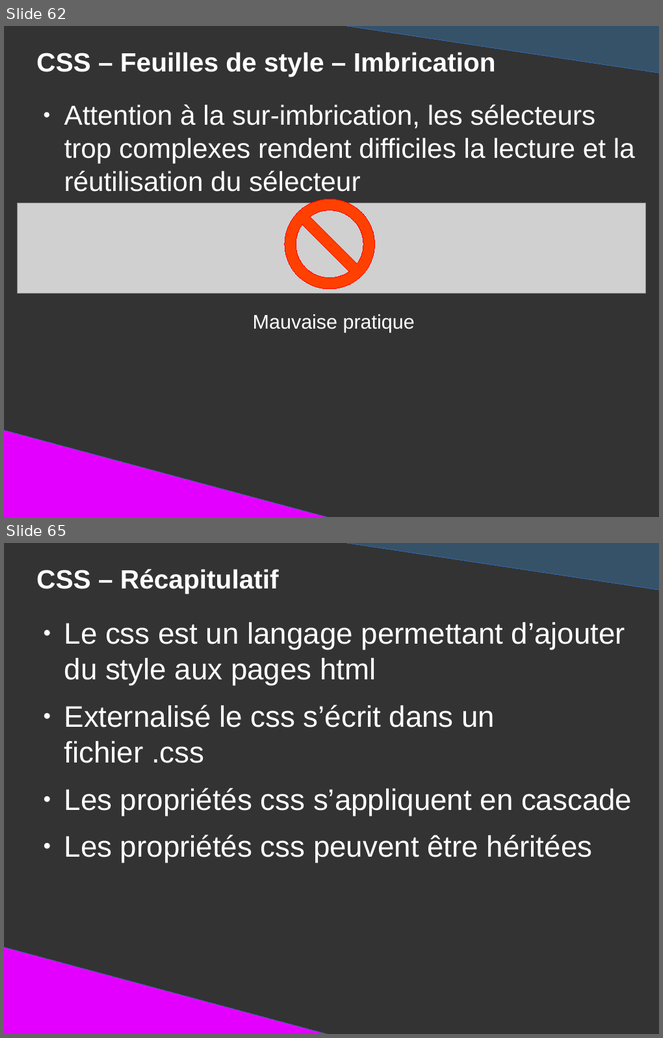
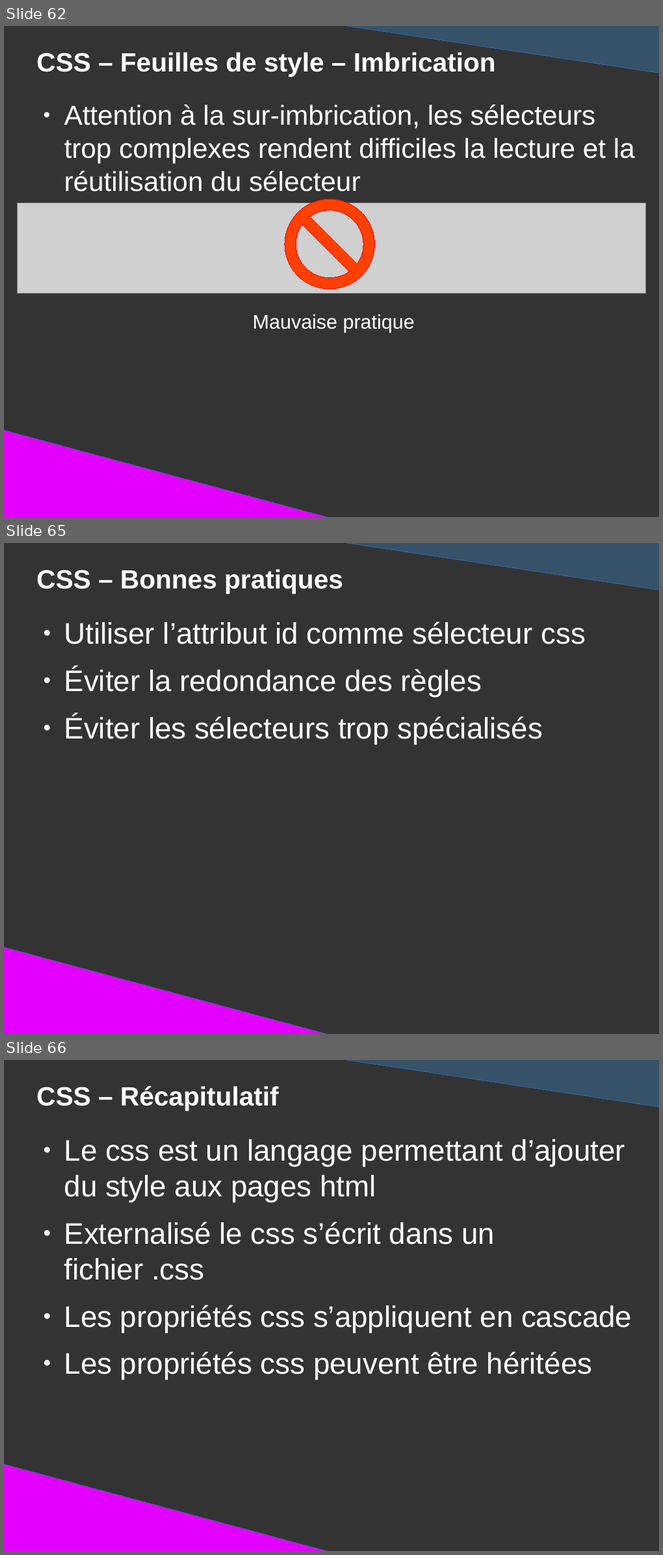
Before and after one commit to DanYellow/presentations, a slide deck: mmi/html/presentation.odp. Shown one above the other, each under a label of ours: slides 62 and 65 before the commit, slides 62, 65 and 66 after it; the slides between them are not shown. The pictures are 663x1038 and 663x1555 pixels, drawn with LibreOffice and Linux fonts; fonts in the diff are those of the drawing; grey boxes stand for pictures. Boxes give left, top, right and bottom in pixels: in the first picture for what was removed or moved away, otherwise in the second. Text is boxed around its words. In the diff, an @@ line names an element or a change of style, - is before the commit and + after.

```diff
--- a/mmi/html/presentation.odp
+++ b/mmi/html/presentation.odp
@@ slide 65 added at [4,543,659,1034], background #333333 @@
@@ right triangle added at [324,543,659,590], fill #355269, outline #3465A4 0 pt @@
@@ title added at [36,569,343,594], 32 pt, text #FFFFFF, bold @@
+CSS – Bonnes pratiques
@@ text added at [64,622,586,745], 36 pt, text #FFFFFF @@
+● Utiliser l’attribut id comme sélecteur css
+● Éviter la redondance des règles
+● Éviter les sélecteurs trop spécialisés
@@ right triangle added at [4,947,343,1034], fill #E400FF, outline #3465A4 0 pt @@
@@ what was slide 65 is now slide 66 @@
```
Also in this commit, not shown: 4 slides changed, 1 other file.
